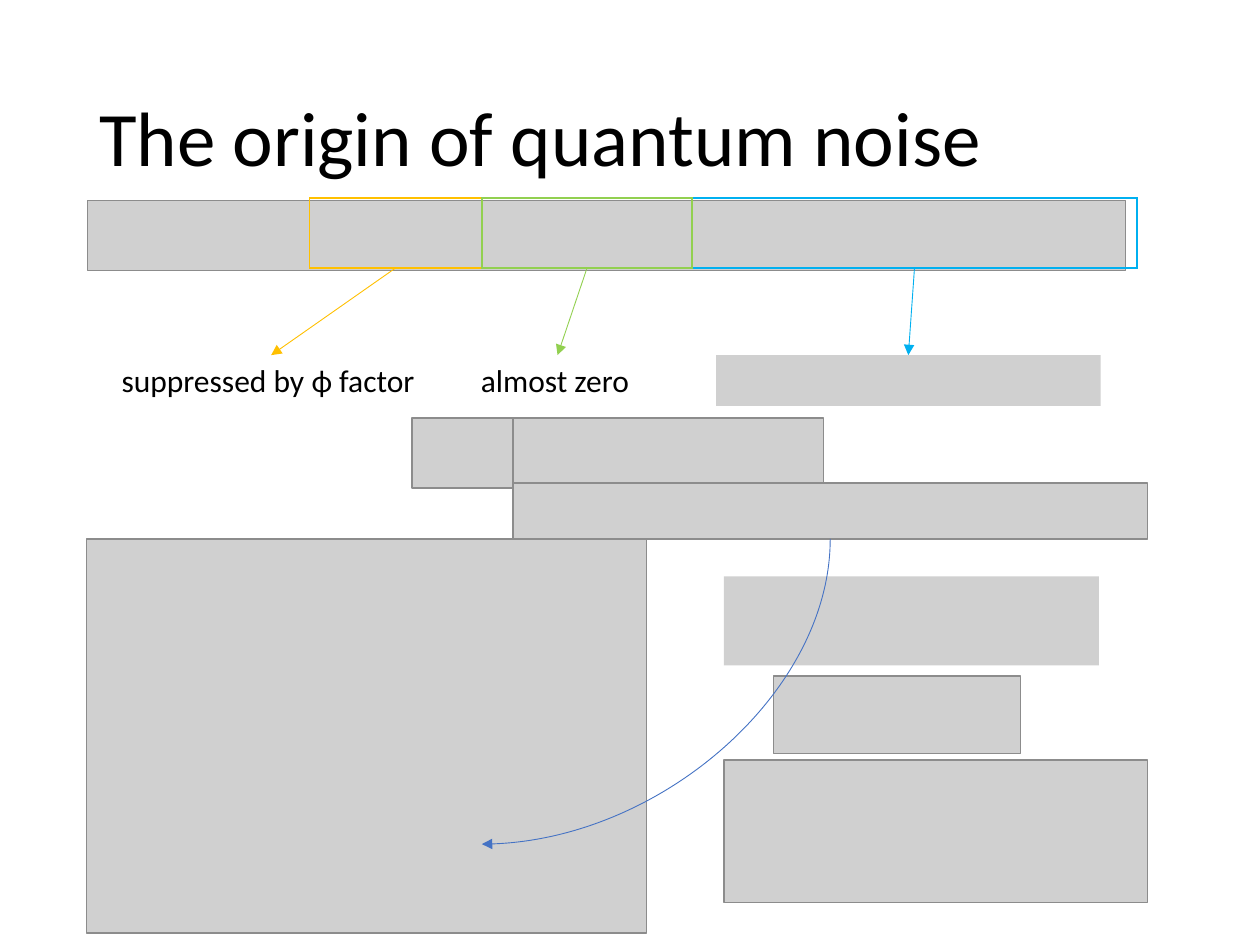
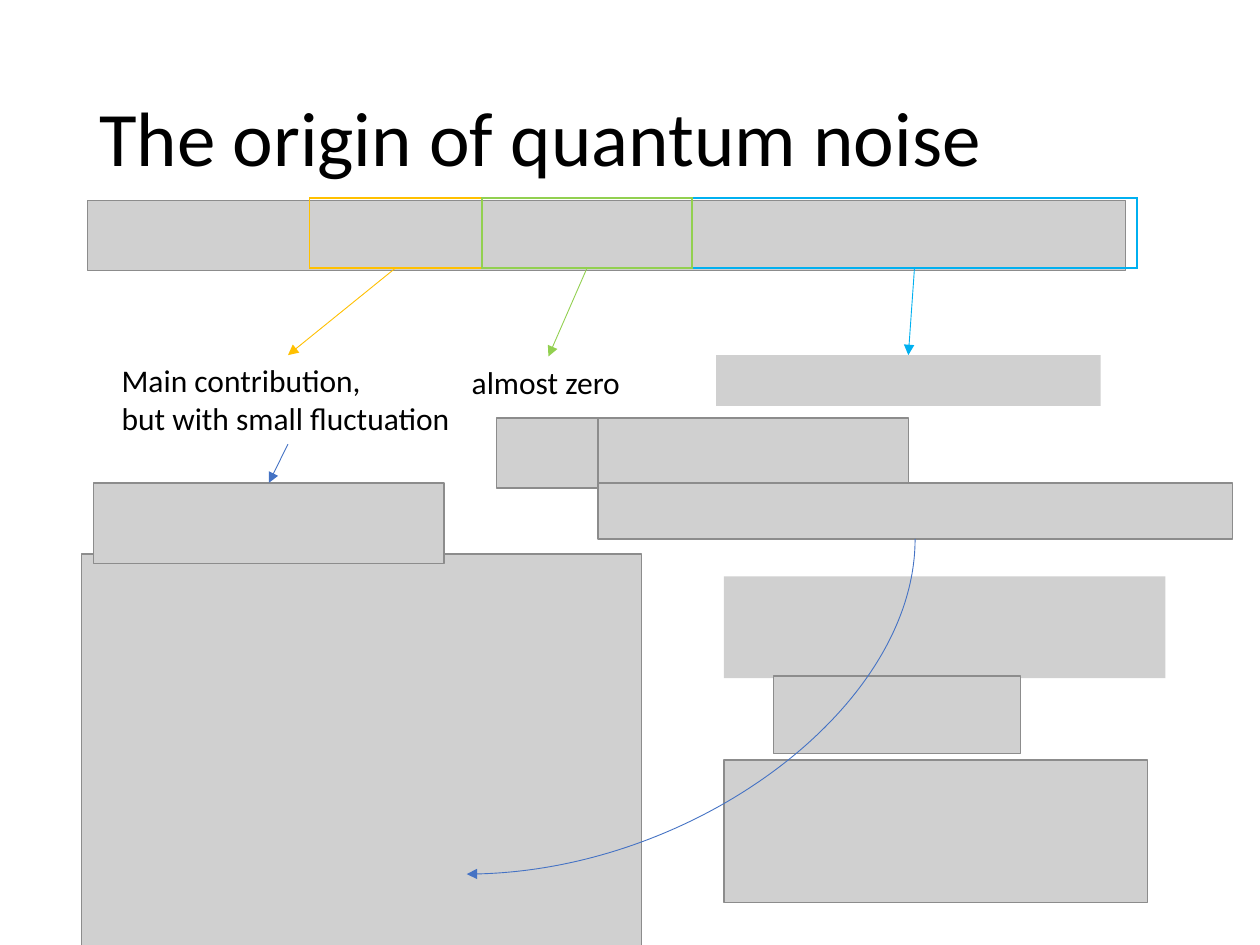
Before and after one commit to jywu20/Notes, a slide deck: slide 6 of Physics-new/yale-signal-noise/Squeezing of quantum noise.pptx. Drawn at 1260x945 pixels with LibreOffice and Linux fonts; fonts in the diff are those of the drawing; grey boxes stand for pictures. Boxes give left, top, right and bottom in pixels: in the first picture for what was removed or moved away, otherwise in the second. Text is boxed around its words. In the diff, an @@ line names an element or a change of style, - is before the commit and + after.

```diff
--- a/Physics-new/yale-signal-noise/Squeezing of quantum noise.pptx
+++ b/Physics-new/yale-signal-noise/Squeezing of quantum noise.pptx
@@ arrow moved from (396, 268) - (271, 355) to (396, 268) - (289, 355) @@
@@ arrow moved from (587, 268) - (558, 355) to (587, 268) - (548, 357) @@
@@ text "almost zero": place and size @@
-text "almost zero" at <box>481,370,628,393</box>
+text "almost zero" at <box>472,372,619,395</box>
@@ text at <box>122,370,449,431</box>: text changed @@
-suppressed by ϕ factor
+Main contribution,
+but with small fluctuation
@@ arrow added from (289, 445) to (268, 483), #4472C4 0.5 pt @@
@@ picture added at <box>93,483,444,563</box> @@
@@ 3 pictures: place and size @@
-3 pictures at <box>412,418,1147,538</box>
+3 pictures at <box>496,418,1232,538</box>
@@ curved arrow moved from (830, 539) - (481, 844) to (915, 539) - (466, 874) @@
@@ picture: place and size @@
-picture at <box>87,539,648,934</box>
+picture at <box>82,554,643,945</box>
@@ picture: place and size @@
-picture at <box>724,576,1100,665</box>
+picture at <box>724,576,1166,678</box>
```
Also in this commit, not shown: 1 other slide changed, 5 other files.
